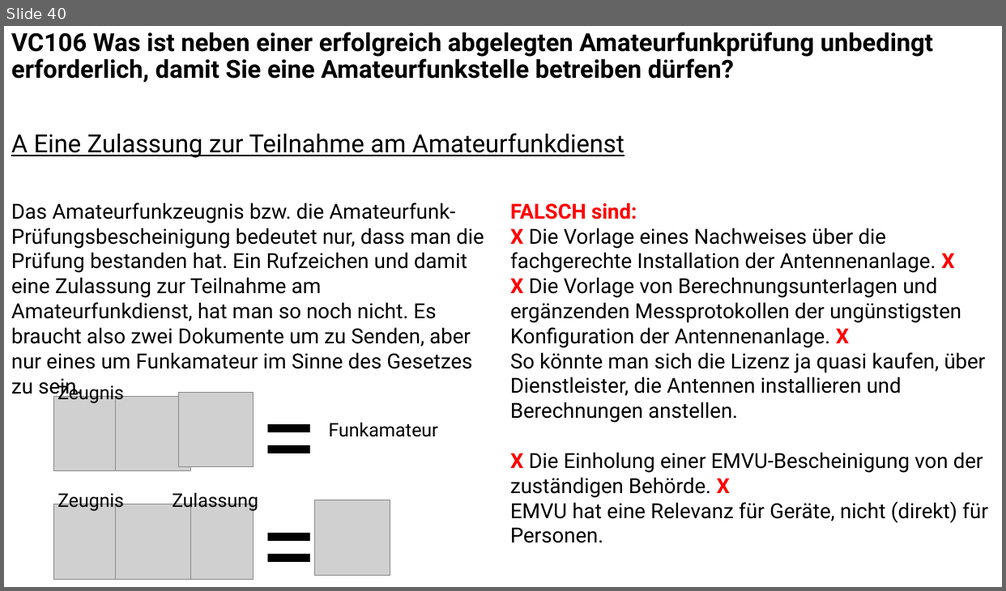
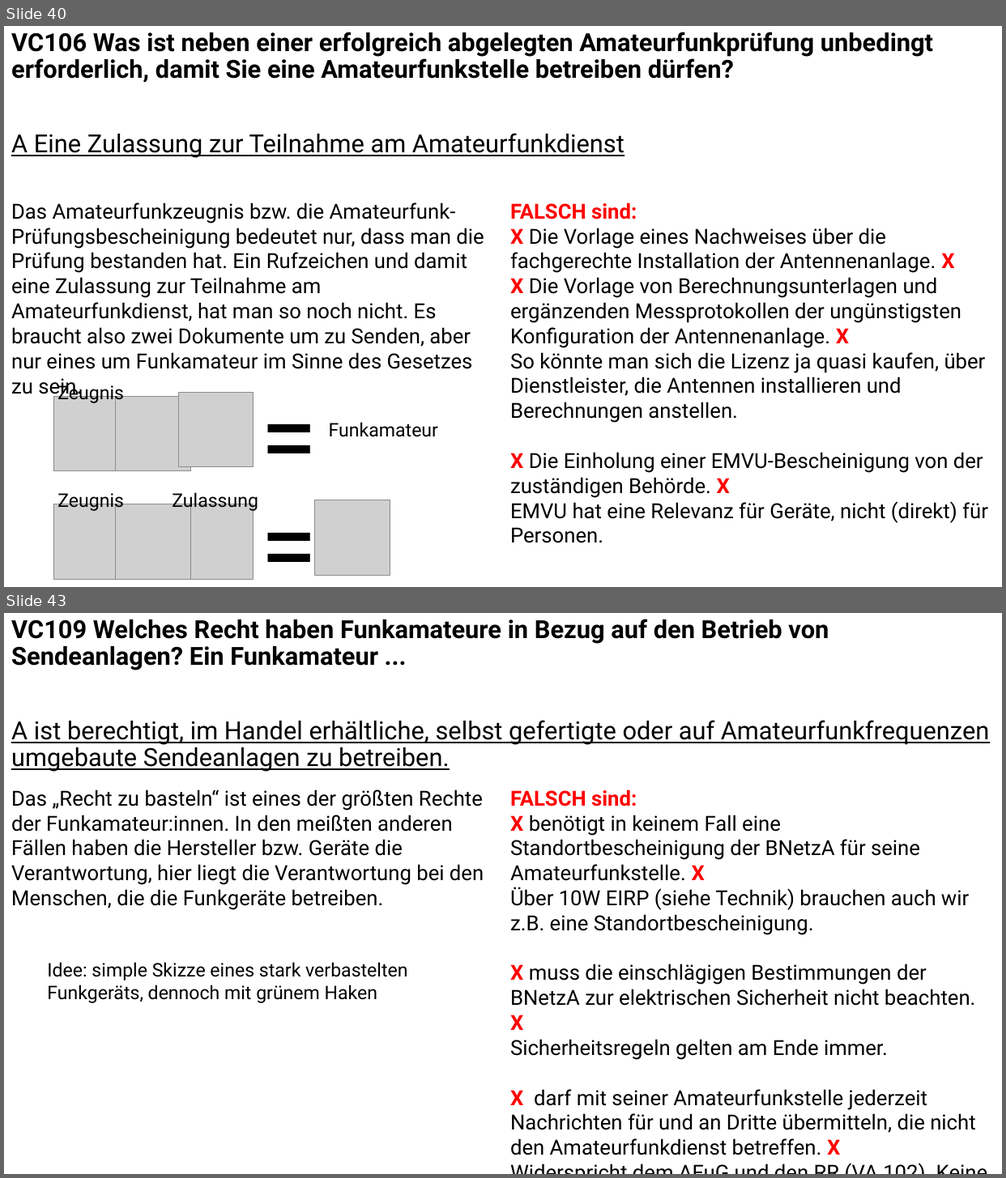
Before and after one commit to Nothinel/Lichtblicke_Amateurfunk, a slide deck: Kenntnisse_von_Vorschriften/Lichtblicke_Kenntnisse_von_Vorschriften.pptx. Shown one above the other, each under a label of ours: slide 40 before the commit, slides 40 and 43 after it; the slides between them are not shown. The pictures are 1006x591 and 1006x1178 pixels, drawn with LibreOffice and Linux fonts; fonts in the diff are those of the drawing; grey boxes stand for pictures. Boxes give left, top, right and bottom in pixels: in the first picture for what was removed or moved away, otherwise in the second. Text is boxed around its words. In the diff, an @@ line names an element or a change of style, - is before the commit and + after.

```diff
--- a/Kenntnisse_von_Vorschriften/Lichtblicke_Kenntnisse_von_Vorschriften.pptx
+++ b/Kenntnisse_von_Vorschriften/Lichtblicke_Kenntnisse_von_Vorschriften.pptx
@@ slide 43 added at bbox=[4, 613, 1002, 1174], background #FFFFFF @@
@@ text added at bbox=[11, 619, 989, 772], 24 pt, text #000000, underline @@
+VC109 Welches Recht haben Funkamateure in Bezug auf den Betrieb von Sendeanlagen? Ein Funkamateur ...
+A ist berechtigt, im Handel erhältliche, selbst gefertigte oder auf Amateurfunkfrequenzen umgebaute Sendeanlagen zu betreiben.
@@ text added at bbox=[11, 790, 484, 910], 20 pt, text #000000 @@
+Das „Recht zu basteln“ ist eines der größten Rechte der Funkamateur:innen. In den meißten anderen Fällen haben die Hersteller bzw. Geräte die Verantwortung, hier liegt die Verantwortung bei den Menschen, die die Funkgeräte betreiben.
@@ text added at bbox=[510, 790, 976, 1156], 20 pt, text #000000 @@
+FALSCH sind:
+X benötigt in keinem Fall eine Standortbescheinigung der BNetzA für seine Amateurfunkstelle. X
+Über 10W EIRP (siehe Technik) brauchen auch wir z.B. eine Standortbescheinigung.
+X muss die einschlägigen Bestimmungen der BNetzA zur elektrischen Sicherheit nicht beachten. X
+Sicherheitsregeln gelten am Ende immer.
+X darf mit seiner Amateurfunkstelle jederzeit Nachrichten für und an Dritte übermitteln, die nicht den Amateurfunkdienst betreffen. X
+Widerspricht dem AFuG und den RR (VA 102). Keine Kommunikationsdienstleistungen!
@@ text added at bbox=[47, 962, 407, 1003], 18 pt, text #000000 @@
+Idee: simple Skizze eines stark verbastelten Funkgeräts, dennoch mit grünem Haken
```
Also in this commit, not shown: 1 slide changed, 1 other slide added.
